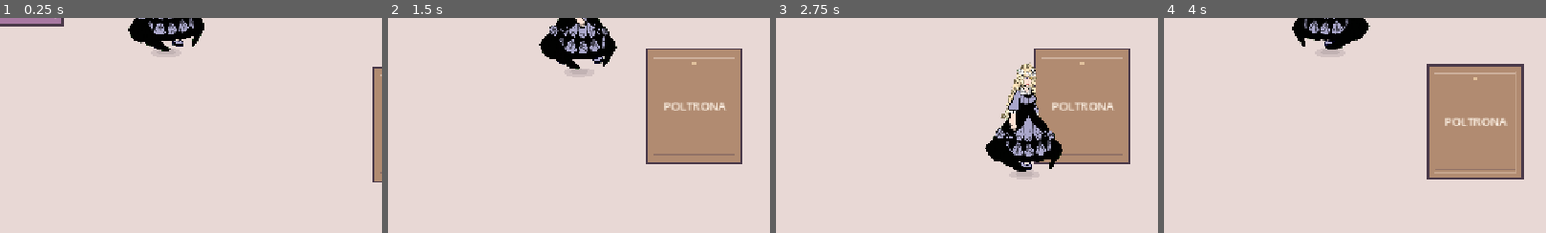
Above: before the commit, frames 1-4 (left to right).
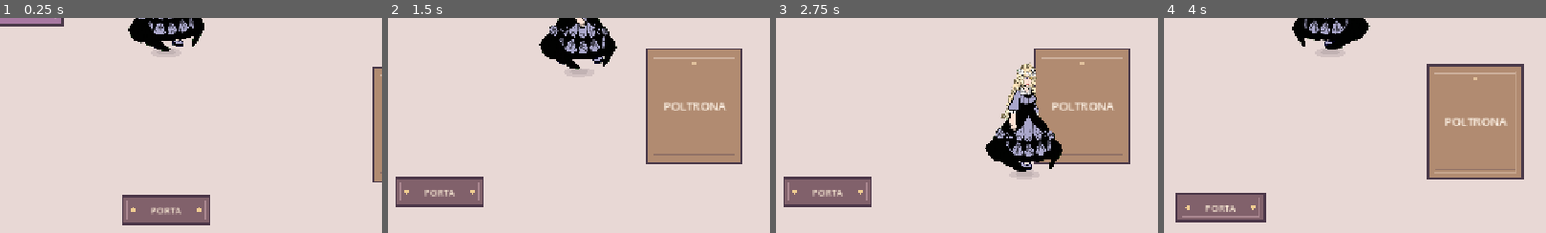
Above: after the commit, the same moments.

Repository: nestarasup-sys/jogo-novo
Game: Godot game, scene res://scenes/main.tscn
Same seed, same stepped clock (60 frames per second), same inputs: the game is played once before the commit and once after it.
Inputs:
- Up to frame 1 (0.25 s): no input
- Up to frame 2 (1.5 s): tap Enter at 0.5 s; hold D (move_right) 0.53-1.28 s; tap E (interact) at 0.6, 1.35 s; tap Space at 0.77 s; hold S (move_down) from 1.28 s (still down)
- Up to frame 3 (2.75 s): tap Space at 1.52 s; release S (move_down) at 2.03 s; hold D (move_right) from 2.03 s (still down); tap Enter at 2.1 s; tap E (interact) at 2.3 s
- Up to frame 4 (4 s): tap Space at 2.75, 3.02, 3.77 s; release D (move_right) at 2.78 s; hold W (move_up) 2.78-3.53 s; tap E (interact) at 2.85, 3.6 s; hold A (move_left) from 3.53 s (still down)
The pictures show only the part of the screen within x 28-78%, y 42-92%; the shares and areas given below are measured in that part.

The runs differ from the first frame. In frame 1, 3.3% of the frame differs, in the area x 32-55%, y 82-97%; in frame 2, 3.3%; in frame 3, 3.3%; in frame 4, 3.2%.
Error before the commit: Parse Error: Cannot pass a value of type "HorizontalAlignment" as "String". (res://scripts/world/interaction_point.gd:50)

Commit message:
fix: draw_string receives required text before alignment — scripts/world/interaction_point.gd

Diff:
--- a/scripts/world/interaction_point.gd
+++ b/scripts/world/interaction_point.gd
@@ -47,7 +47,7 @@
         draw_circle(Vector2(-42.0, 0.0), 3.0, Color("#efcc91"))
         draw_circle(Vector2(42.0, 0.0), 3.0, Color("#efcc91"))
         draw_string(ThemeDB.fallback_font, Vector2(-34.0, 5.0),
-            HORIZONTAL_ALIGNMENT_CENTER, 68, 12, Color("#fff0da"), TextServer.JUSTIFICATION_NONE)
+            "PORTA", HORIZONTAL_ALIGNMENT_CENTER, 68, 12, Color("#fff0da"), TextServer.JUSTIFICATION_NONE)
     elif Engine.is_editor_hint():
         draw_circle(Vector2.ZERO, 9.0, Color("#f5d598"))
     if Engine.is_editor_hint():
